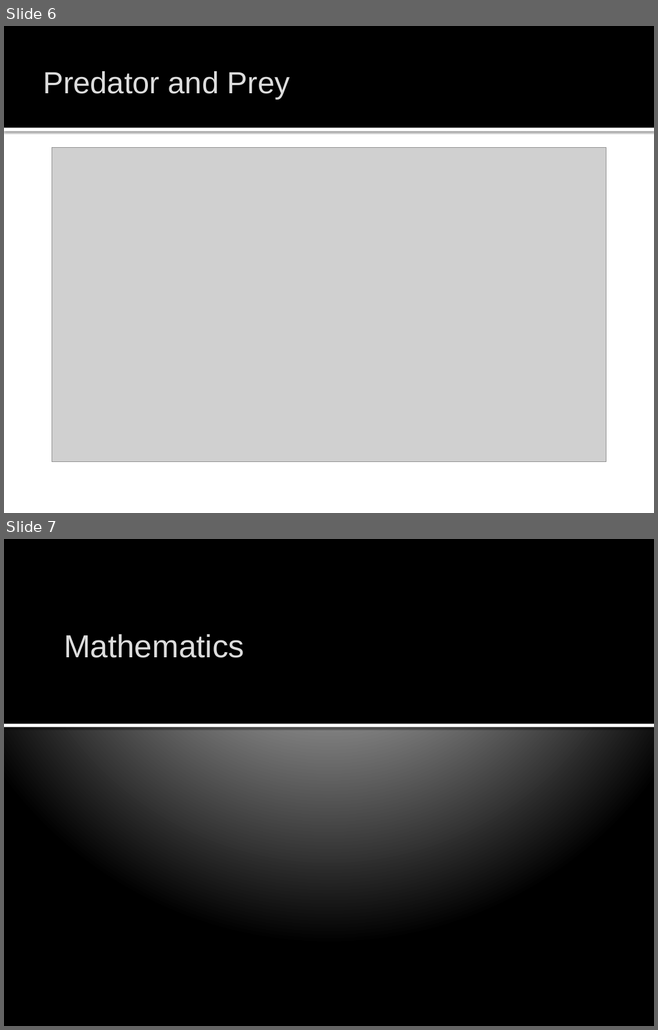
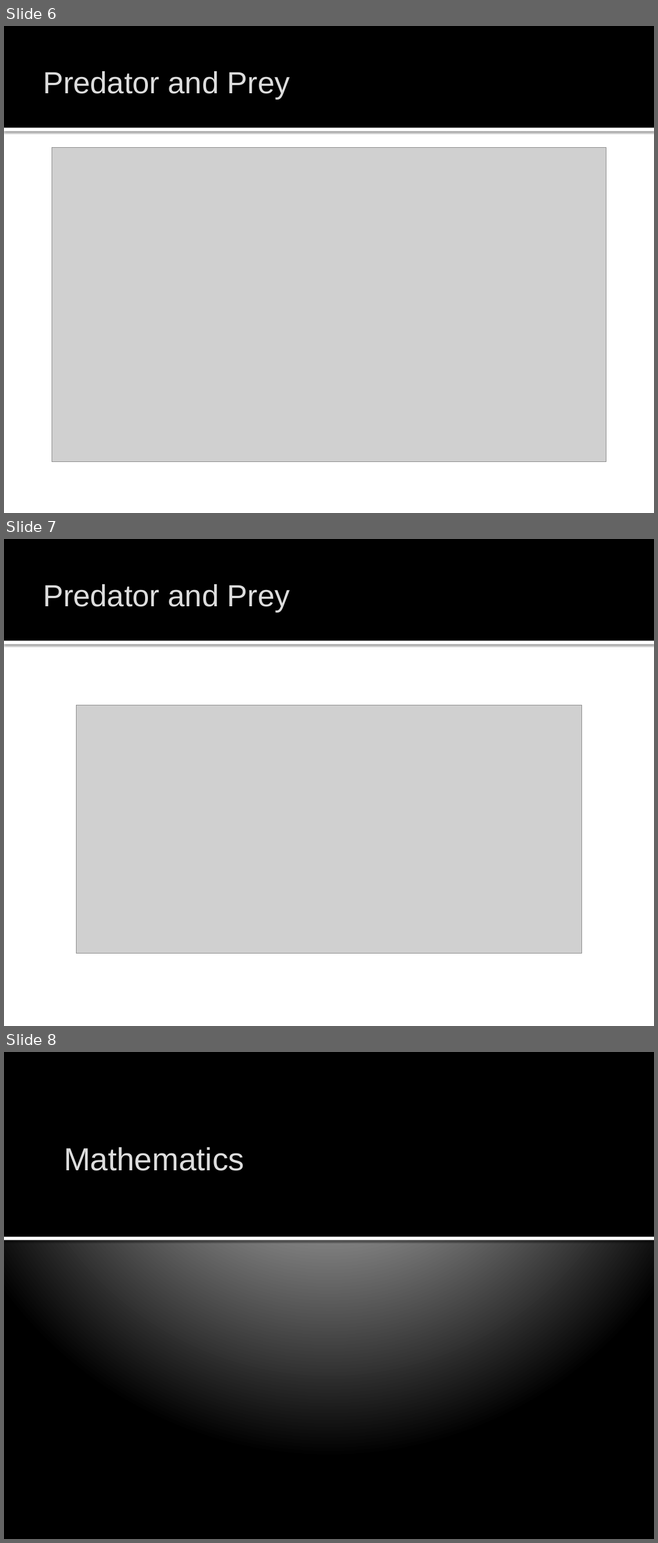
Before and after one commit to john-s-butler-dit/Maths-in-the-Wild, a slide deck: 01_Predator_Prey/Maths_in_the_Wild_Predator_Prey.pptx. Shown one above the other, each under a label of ours: slides 6 and 7 before the commit, slides 6, 7 and 8 after it. The pictures are 658x1030 and 658x1543 pixels, drawn with LibreOffice and Linux fonts; fonts in the diff are those of the drawing; grey boxes stand for pictures; background and template pictures are left out. Boxes give left, top, right and bottom in pixels: in the first picture for what was removed or moved away, otherwise in the second. Text is boxed around its words. In the diff, an @@ line names an element or a change of style, - is before the commit and + after.

Commit message:
pred prey worksheets nice

```diff
--- a/01_Predator_Prey/Maths_in_the_Wild_Predator_Prey.pptx
+++ b/01_Predator_Prey/Maths_in_the_Wild_Predator_Prey.pptx
@@ slide 7 added at [4,539,654,1026], background #FFFFFF; not listed: 2 template elements that a slide beside it also shows @@
@@ title added at [43,584,290,613], 33.8 pt, text #DDDDDD @@
+Predator and Prey
@@ picture added at [76,705,582,954] @@
@@ what was slide 7 is now slide 8 @@
```
Also in this commit, not shown: 9 slides changed, 8 other slides added, 1 slide removed, 33 other files.
